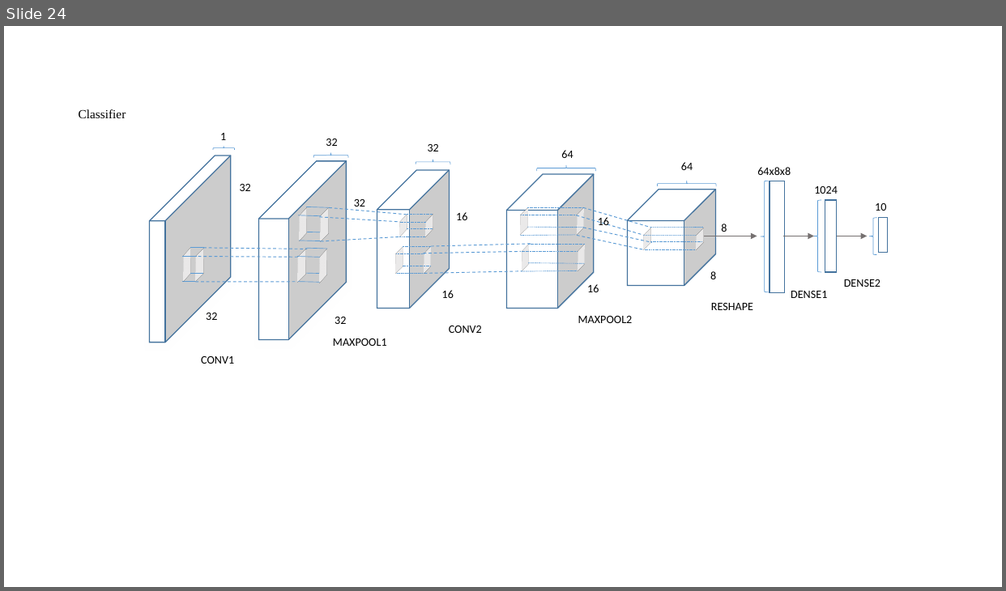
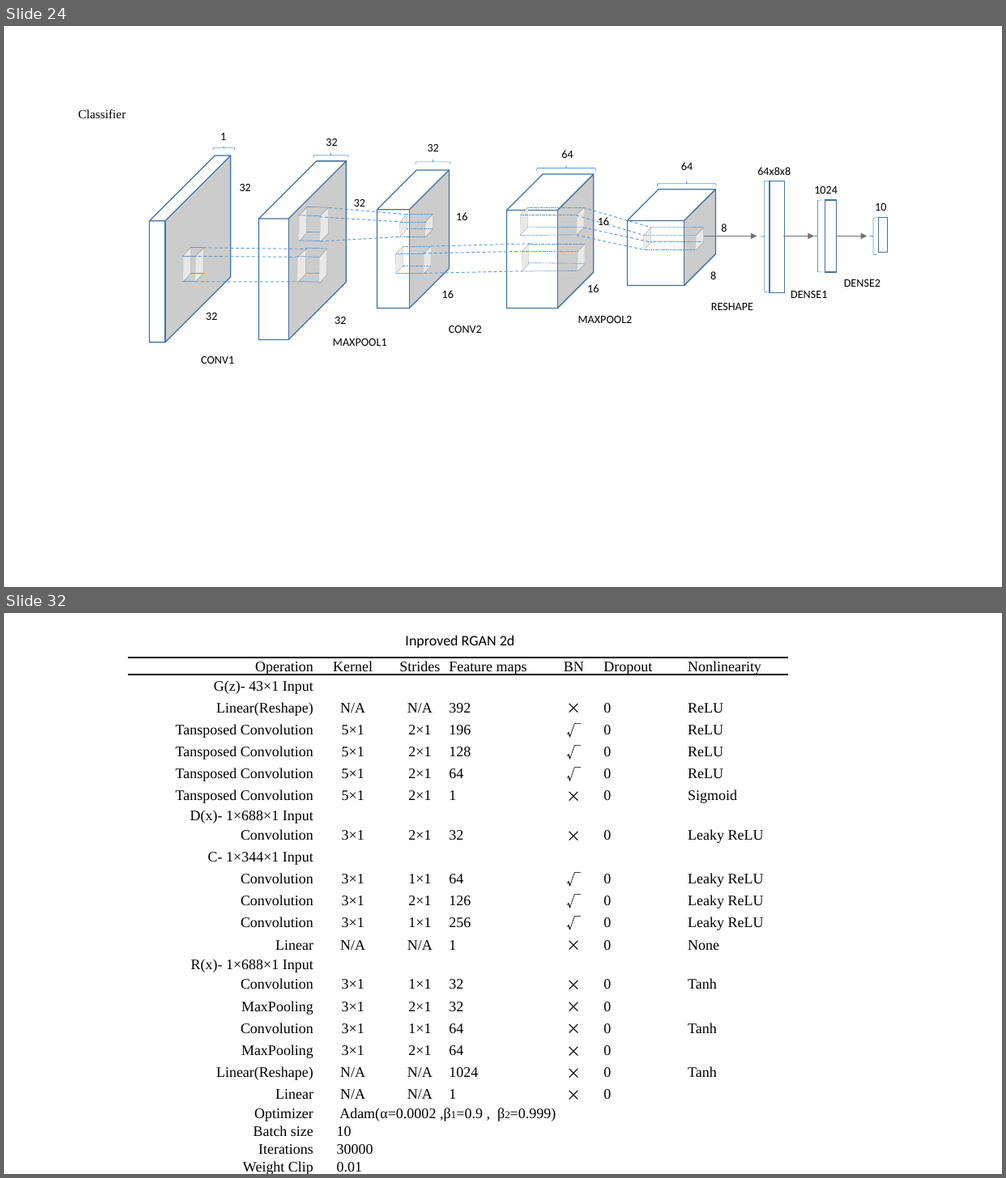
Before and after one commit to DreamPurchaseZnz/Picture, a slide deck: GANs_model.pptx. Shown one above the other, each under a label of ours: slide 24 before the commit, slides 24 and 32 after it; the slides between them are not shown. The pictures are 1006x591 and 1006x1178 pixels, drawn with LibreOffice and Linux fonts; fonts in the diff are those of the drawing. Boxes give left, top, right and bottom in pixels: in the first picture for what was removed or moved away, otherwise in the second. Text is boxed around its words. In the diff, an @@ line names an element or a change of style, - is before the commit and + after.

Commit message:
RGAN

```diff
--- a/GANs_model.pptx
+++ b/GANs_model.pptx
@@ slide 32 added at (4,613,1002,1174), background #FFFFFF @@
@@ text added at (405,635,515,648), 14 pt, text #000000 @@
+Inproved RGAN 2d
@@ table added at (128,658,788,1174), 27 rows, 7 columns @@
+Operation | Kernel | Strides | Feature maps | BN | Dropout | Nonlinearity
+G(z)- 43×1 Input |  |  |  |  |  | 
+Linear(Reshape) | N/A | N/A | 392 | × | 0 | ReLU
+Tansposed Convolution | 5×1 | 2×1 | 196 | √ | 0 | ReLU
+Tansposed Convolution | 5×1 | 2×1 | 128 | √ | 0 | ReLU
+Tansposed Convolution | 5×1 | 2×1 | 64 | √ | 0 | ReLU
+Tansposed Convolution | 5×1 | 2×1 | 1 | × | 0 | Sigmoid
+D(x)- 1×688×1 Input |  |  |  |  |  | 
+Convolution | 3×1 | 2×1 | 32 | × | 0 | Leaky ReLU
+C- 1×344×1 Input |  |  |  |  |  | 
+Convolution | 3×1 | 1×1 | 64 | √ | 0 | Leaky ReLU
+Convolution | 3×1 | 2×1 | 126 | √ | 0 | Leaky ReLU
+Convolution | 3×1 | 1×1 | 256 | √ | 0 | Leaky ReLU
+Linear | N/A | N/A | 1 | × | 0 | None
+R(x)- 1×688×1 Input |  |  |  |  |  | 
+Convolution | 3×1 | 1×1 | 32 | × | 0 | Tanh
+MaxPooling | 3×1 | 2×1 | 32 | × | 0 | 
+Convolution | 3×1 | 1×1 | 64 | × | 0 | Tanh
+MaxPooling | 3×1 | 2×1 | 64 | × | 0 | 
+Linear(Reshape) | N/A | N/A | 1024 | × | 0 | Tanh
+Linear | N/A | N/A | 1 | × | 0 | 
+Optimizer | Adam(α=0.0002 ,β1=0.9 , β2=0.999) |  |  |  |  | 
+Batch size | 10 |  |  |  |  | 
+Iterations | 30000 |  |  |  |  | 
+Weight Clip | 0.01 |  |  |  |  | 
+Leaky ReLU slope | 0.2 |  |  |  |  | 
+Weight,bias initialization | Isotropic gaussian(μ = 0, σ = 0.02) |  |  |  |  | 
```
Also in this commit, not shown: 4 slides changed, 7 other slides added, 2 slides removed, 25 other files.
